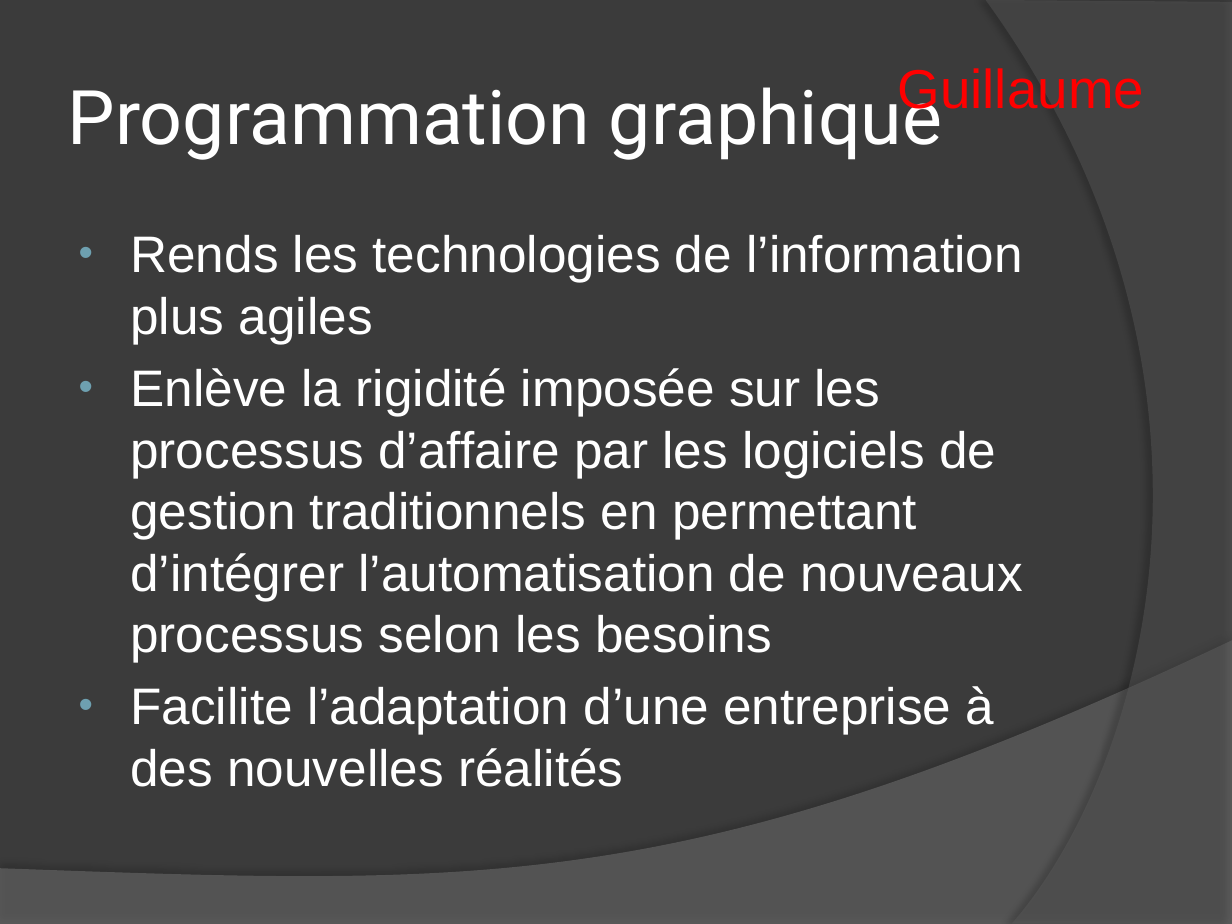
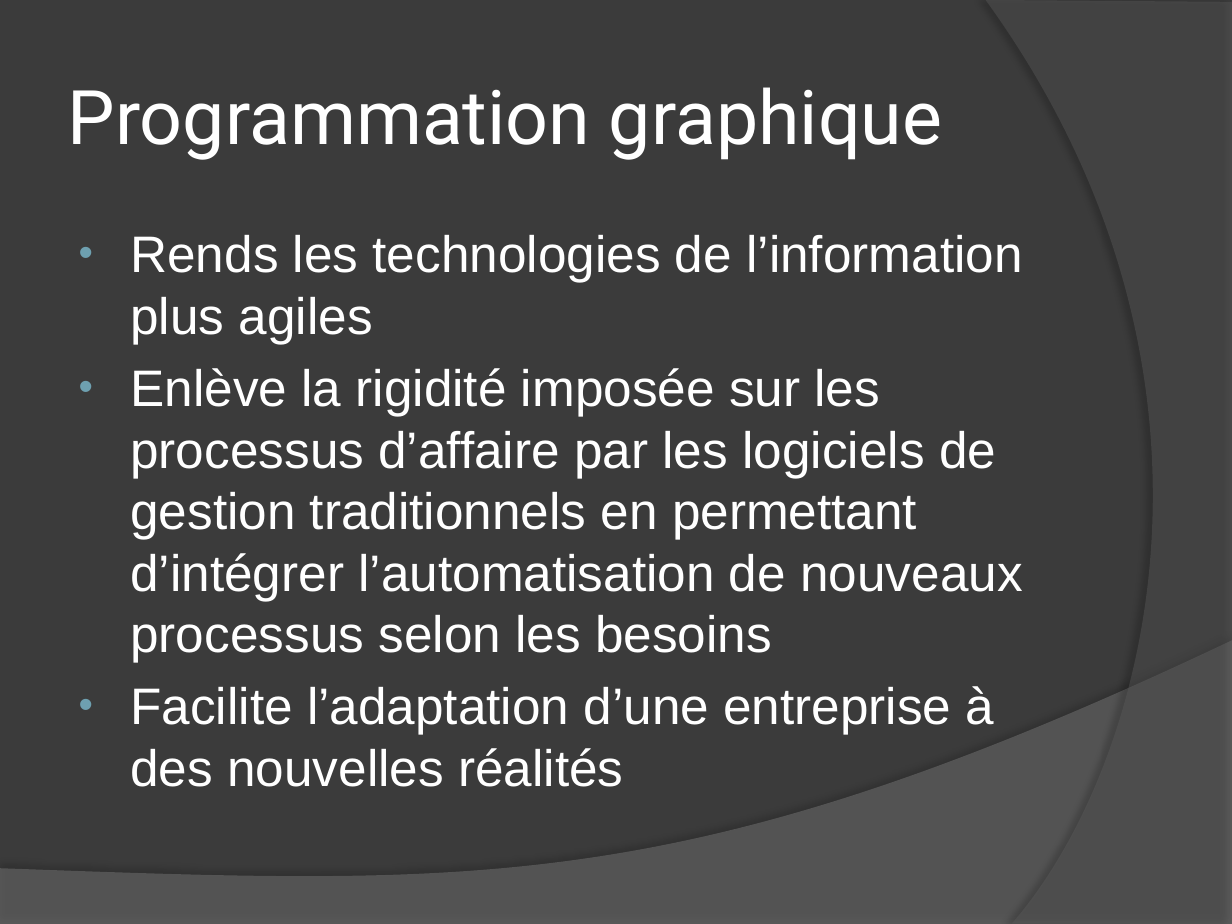
Before and after one commit to udovisdevoh/newtonerp, a slide deck: slide 9 of NewtonERP/Documentation/BeeERP_presentation.pptx. Drawn at 1232x924 pixels with LibreOffice and Linux fonts; fonts in the diff are those of the drawing. Boxes give left, top, right and bottom in pixels: in the first picture for what was removed or moved away, otherwise in the second. Text is boxed around its words. In the diff, an @@ line names an element or a change of style, - is before the commit and + after.

```diff
--- a/NewtonERP/Documentation/BeeERP_presentation.pptx
+++ b/NewtonERP/Documentation/BeeERP_presentation.pptx
@@ text removed at [898, 68, 1144, 118] @@
-Guillaume
```
Also in this commit, not shown: 9 other slides changed.
